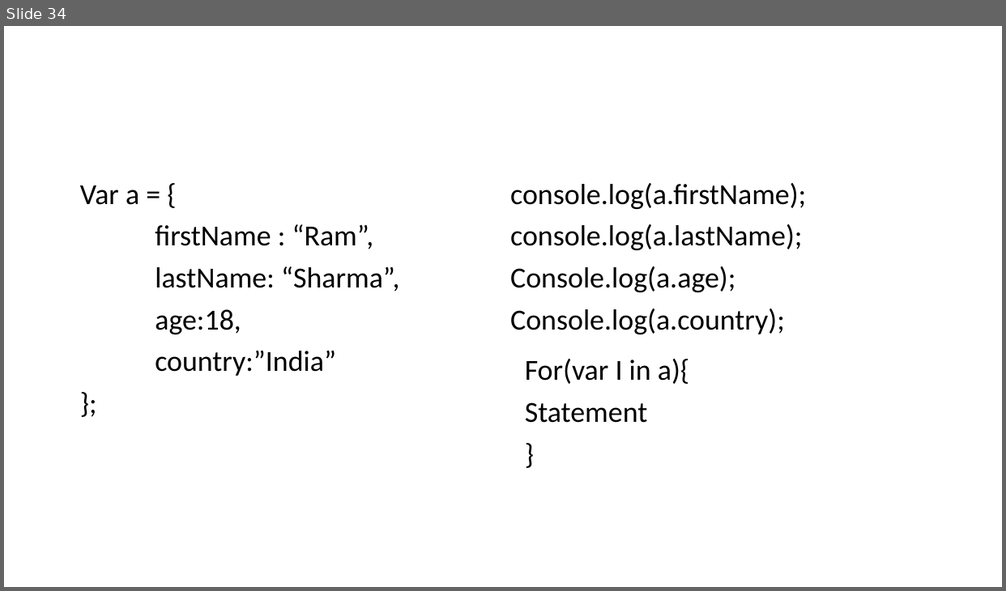
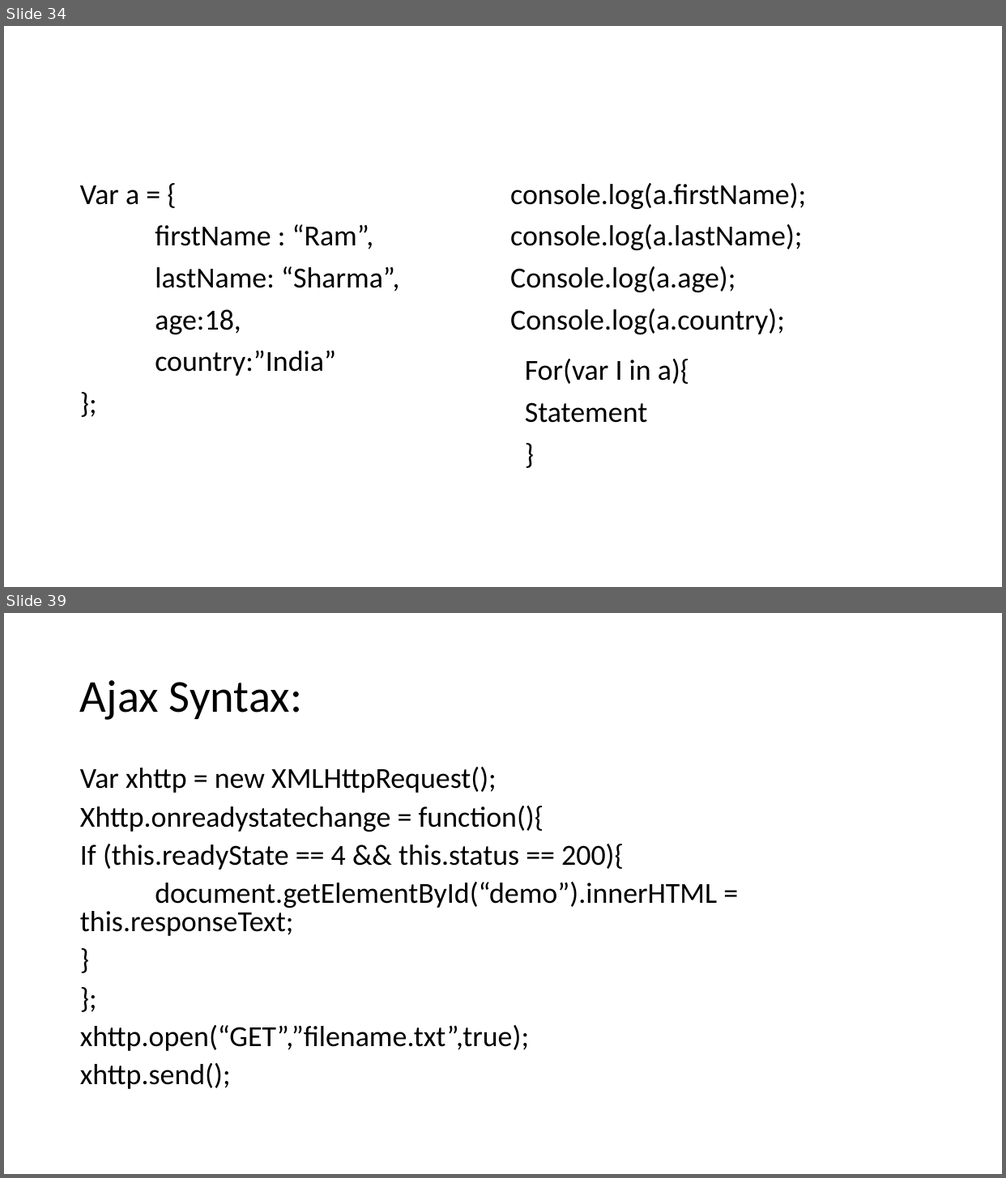
Before and after one commit to PiyushChaturvedii/Batch04, a slide deck: AdvanceJavaScript.pptx. Shown one above the other, each under a label of ours: slide 34 before the commit, slides 34 and 39 after it; the slides between them are not shown. The pictures are 1006x591 and 1006x1178 pixels, drawn with LibreOffice and Linux fonts; fonts in the diff are those of the drawing. Boxes give left, top, right and bottom in pixels: in the first picture for what was removed or moved away, otherwise in the second. Text is boxed around its words. In the diff, an @@ line names an element or a change of style, - is before the commit and + after.

```diff
--- a/AdvanceJavaScript.pptx
+++ b/AdvanceJavaScript.pptx
@@ slide 39 added at box(4, 613, 1002, 1174), background #FFFFFF @@
@@ title added at box(80, 680, 302, 720), 44 pt, text #000000 @@
+Ajax Syntax:
@@ text added at box(80, 767, 717, 1089), 28 pt, text #000000 @@
+Var xhttp = new XMLHttpRequest();
+Xhttp.onreadystatechange = function(){
+If (this.readyState == 4 && this.status == 200){
+document.getElementById(“demo”).innerHTML = this.responseText;
+}
+};
+xhttp.open(“GET”,”filename.txt”,true);
+xhttp.send();
```
Also in this commit, not shown: 7 other slides added, 4 other files.
